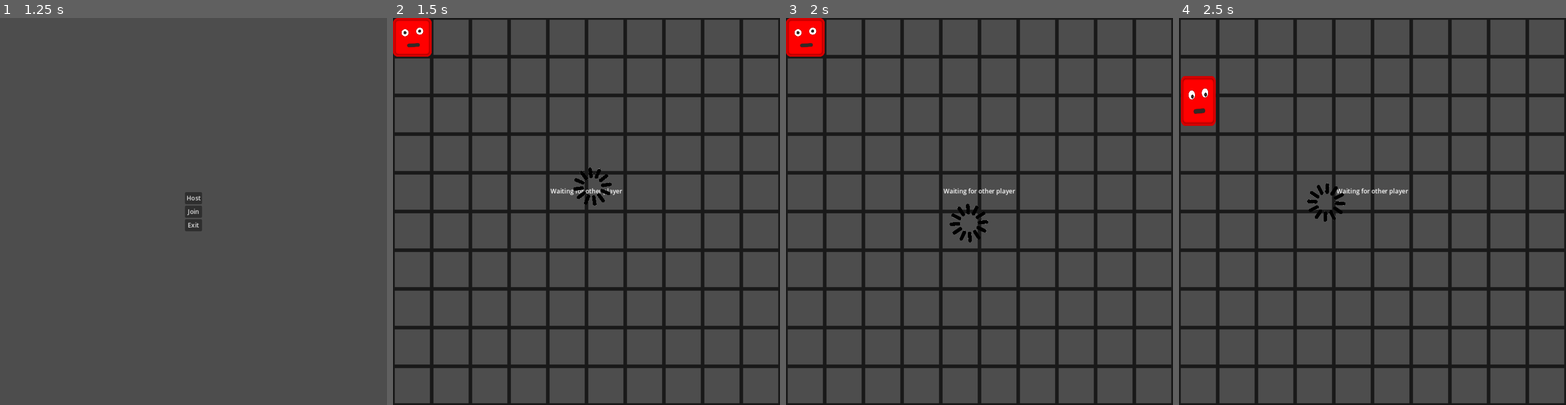
Above: before the commit, frames 1-4 (left to right).
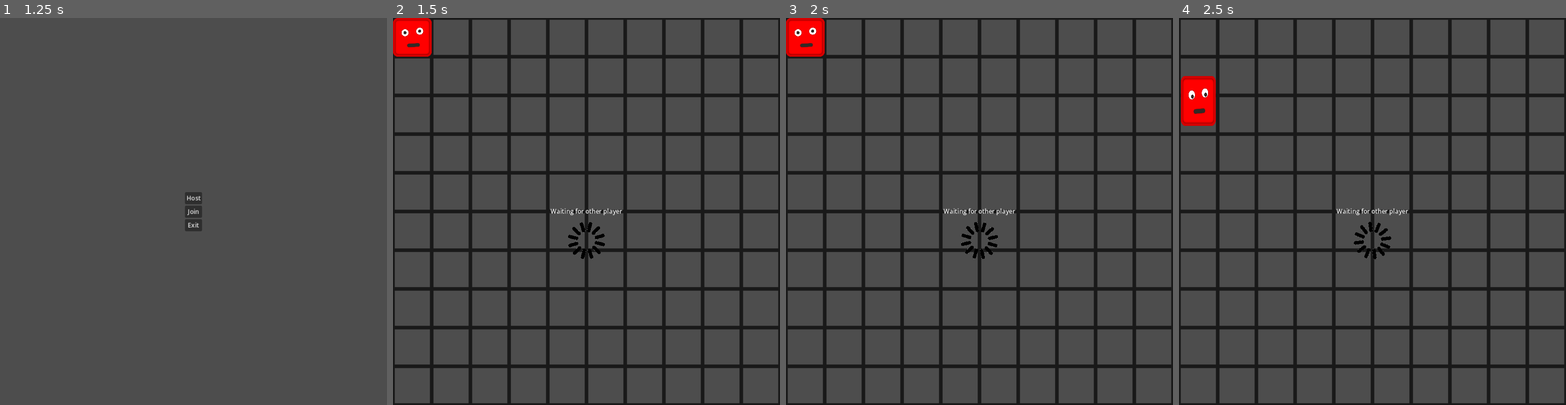
Above: after the commit, the same moments.

Repository: HephaistosForge/BlockyChaos
Game: Godot game, scene res://world/world.tscn
Same seed, same stepped clock (60 frames per second), same inputs: the game is played once before the commit and once after it.
Inputs (mouse positions are in pixels of both pictures, inside the frame that each line leads up to):
- Up to frame 1 (1.25 s): tap Enter at 0.5 s; move the mouse to (278, 192) at 0.52 s; hold D (right) from 0.53 s (still down)
- Up to frame 2 (1.5 s): release D (right) at 1.25 s; click "Host" at 1.25 s
- Up to frame 3 (2 s): no input
- Up to frame 4 (2.5 s): move the mouse to (1295, 230) at 2.02 s; hold S (down) from 2.03 s (still down)

Frame 1 is identical in both runs. In frame 2, 0.9% of the frame differs, in the area x 40-60%, y 38-63%; in frame 3, 0.8%; in frame 4, 0.9%, in the area x 33-60%, y 42-63%.

Commit message:
fix loading spinner

Diff:
--- /dev/null
+++ b/world/loading_spinner.gd
@@ -0,0 +1,4 @@
+extends Sprite2D
+
+func _process(delta):
+	self.rotation += 0.02
--- a/world/spinning.gd
+++ /dev/null
@@ -1,15 +0,0 @@
-extends TextureRect
-
-var rotate_by = deg_to_rad(360.0 / 16.0)
-
-func _ready():
-	tween_rotate()
-	#tween.set_loops(1000)
-	#tween.tween_property(self, "rotation", rotation + rotate_by, .3)
-
-
-func tween_rotate():
-	#await tween.finished
-	var tween = create_tween()
-	tween.tween_property(self, "rotation", rotation + rotate_by, .1)
-	tween.tween_callback(self.tween_rotate)
--- a/world/world.tscn
+++ b/world/world.tscn
@@ -4,7 +4,7 @@
 [ext_resource type="Script" path="res://world/floor.gd" id="1_qsj2w"]
 [ext_resource type="Script" path="res://world/multiplayer.gd" id="2_c2arv"]
 [ext_resource type="Texture2D" uid="uid://ciyu1yyim3ms4" path="res://world/Loading.png" id="3_bj73h"]
-[ext_resource type="Script" path="res://world/spinning.gd" id="4_pu5fr"]
+[ext_resource type="Script" path="res://world/loading_spinner.gd" id="4_6jm1b"]
 [ext_resource type="Script" path="res://world/big_floating_message_container.gd" id="5_f3boa"]
 [ext_resource type="Script" path="res://world/gameover.gd" id="5_kpq7d"]
 [ext_resource type="AudioStream" uid="uid://dkphkpim1ixa5" path="res://world/music/background.mp3" id="6_ftcl4"]
@@ -62,16 +62,11 @@
 text = "Waiting for other player"
 horizontal_alignment = 1
 
-[node name="HBoxContainer" type="HBoxContainer" parent="Waiting"]
-layout_mode = 2
-alignment = 1
-
-[node name="LoadingIcon" type="TextureRect" parent="Waiting/HBoxContainer"]
-custom_minimum_size = Vector2(100, 100)
-layout_mode = 2
+[node name="Sprite2D" type="Sprite2D" parent="Waiting"]
+position = Vector2(500, 575)
+scale = Vector2(0.1, 0.1)
 texture = ExtResource("3_bj73h")
-expand_mode = 1
-script = ExtResource("4_pu5fr")
+script = ExtResource("4_6jm1b")
 
 [node name="BigFloatingMessageContainer" type="VBoxContainer" parent="."]
 visible = false
